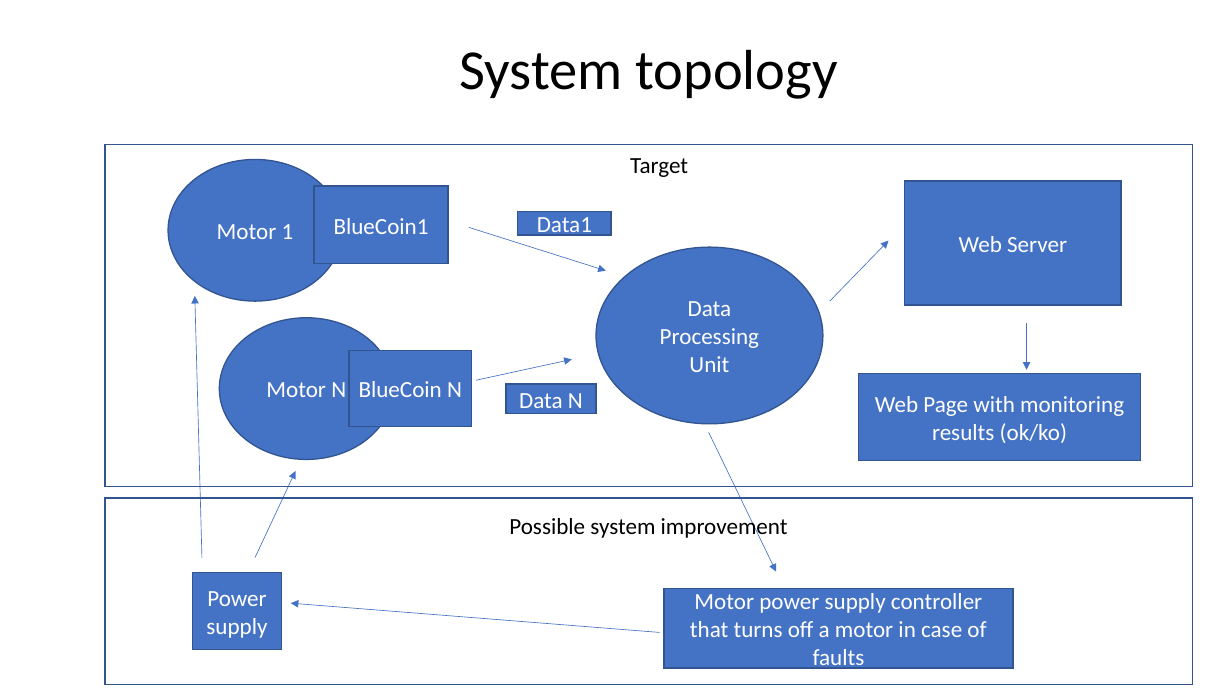
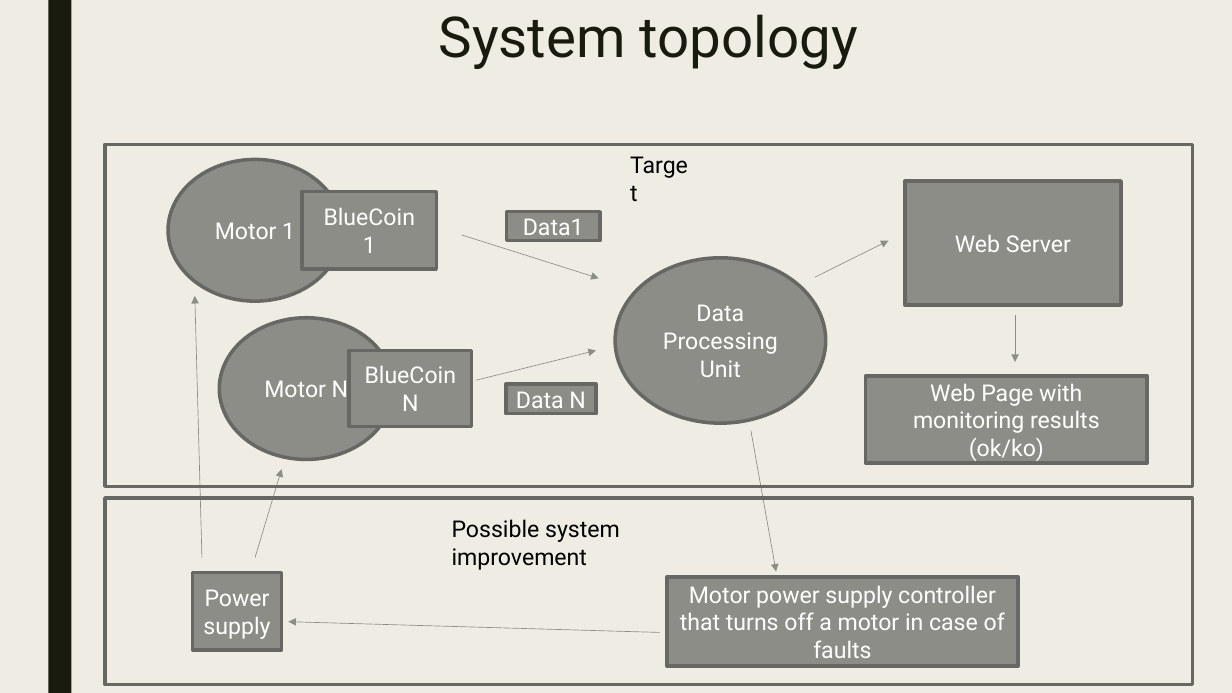
Before and after one commit to urzino/FanMonitoringBlueCoin, a slide deck: slide 11 of Pervasive_presentation_Milestone1_group8.pptx. Drawn at 1232x693 pixels with LibreOffice and Linux fonts; fonts in the diff are those of the drawing. Boxes give left, top, right and bottom in pixels: in the first picture for what was removed or moved away, otherwise in the second. Text is boxed around its words. In the diff, an @@ line names an element or a change of style, - is before the commit and + after.

```diff
--- a/Pervasive_presentation_Milestone1_group8.pptx
+++ b/Pervasive_presentation_Milestone1_group8.pptx
@@ background #FFFFFF to #EFEDE3 @@
@@ rectangle added at (48,0,71,693), fill #191B0E @@
@@ title "System topology" at (439,14,858,69): font Calibri to Roboto, text colour #000000 to #191B0E; line spacing 0.9 to 0.89; vertical alignment middle to top @@
@@ rectangle at (105,144,1193,486): outline #325491 1 pt to #686863 2.75 pt @@
@@ text "Target" at (621,146,699,183): font Calibri to Roboto @@
@@ rectangle "BlueCoin": place and size @@
-rectangle "BlueCoin" at (314,186,448,263)
+rectangle "BlueCoin" at (302,191,436,269)
@@ rectangle "BlueCoin" at (302,191,436,269): fill #4472C4 to #8C8D86; outline #325491 1 pt to #686863 2.75 pt @@
@@ text in rectangle at (324,208,415,253): text changed; font Calibri to Roboto @@
-BlueCoin1
+BlueCoin
+1
@@ arrow moved from (470, 227) - (606, 271) to (462, 235) - (599, 278) @@
@@ arrow (462, 235) - (599, 278): stroke #4472C4 0.5 pt to #8C8D86 0.5 pt @@
@@ rectangle "Data1": place and size @@
-rectangle "Data1" at (518,212,611,235)
+rectangle "Data1" at (506,212,600,240)
@@ font Calibri to Roboto; fill #4472C4 to #8C8D86; outline #325491 1 pt to #686863 2.75 pt in 10 elements at (168,160,342,301), (219,318,393,459), (349,350,472,426), (506,384,596,414), (905,181,1121,305), (192,573,281,651), (866,376,1148,463), (667,578,1019,667), (506,212,600,240), (616,258,826,423) @@
@@ ellipse "Data Processing Unit": place and size @@
-ellipse "Data Processing Unit" at (596,247,823,423)
+ellipse "Data Processing Unit" at (616,258,826,423)
@@ arrow moved from (830, 301) - (889, 240) to (815, 277) - (889, 240) @@
@@ arrow (815, 277) - (889, 240): stroke #4472C4 0.5 pt to #8C8D86 0.5 pt @@
@@ arrow (202, 557) - (195, 296): stroke #4472C4 0.5 pt to #8C8D86 0.5 pt @@
@@ arrow moved from (1027, 323) - (1027, 370) to (1016, 315) - (1016, 362) @@
@@ arrow (1016, 315) - (1016, 362): stroke #4472C4 0.5 pt to #8C8D86 0.5 pt @@
@@ arrow moved from (476, 381) - (572, 360) to (476, 381) - (596, 350) @@
@@ arrow (476, 381) - (596, 350): stroke #4472C4 0.5 pt to #8C8D86 0.5 pt @@
@@ rectangle "Web Page with monitoring results ...": place and size @@
-rectangle "Web Page with monitoring results ..." at (859,373,1141,460)
+rectangle "Web Page with monitoring results ..." at (866,376,1148,463)
@@ arrow moved from (709, 433) - (776, 572) to (751, 431) - (776, 572) @@
@@ arrow (751, 431) - (776, 572): stroke #4472C4 0.5 pt to #8C8D86 0.5 pt @@
@@ arrow moved from (255, 557) - (296, 471) to (255, 557) - (282, 470) @@
@@ arrow (255, 557) - (282, 470): stroke #4472C4 0.5 pt to #8C8D86 0.5 pt @@
@@ rectangle at (105,498,1193,685): outline #325491 1 pt to #686863 2.75 pt @@
@@ text "Possible system improvement" at (452,519,620,570): font Calibri to Roboto @@
@@ text "Possible system improvement": place and size @@
-text "Possible system improvement" at (509,515,788,541)
+text "Possible system improvement" at (452,519,620,570)
@@ rectangle "Motor power supply controller that ...": place and size @@
-rectangle "Motor power supply controller that ..." at (665,589,1014,668)
+rectangle "Motor power supply controller that ..." at (667,578,1019,667)
@@ arrow moved from (660, 632) - (291, 604) to (660, 632) - (288, 622) @@
@@ arrow (660, 632) - (288, 622): stroke #4472C4 0.5 pt to #8C8D86 0.5 pt @@
```
Also in this commit, not shown: 10 other slides changed.
